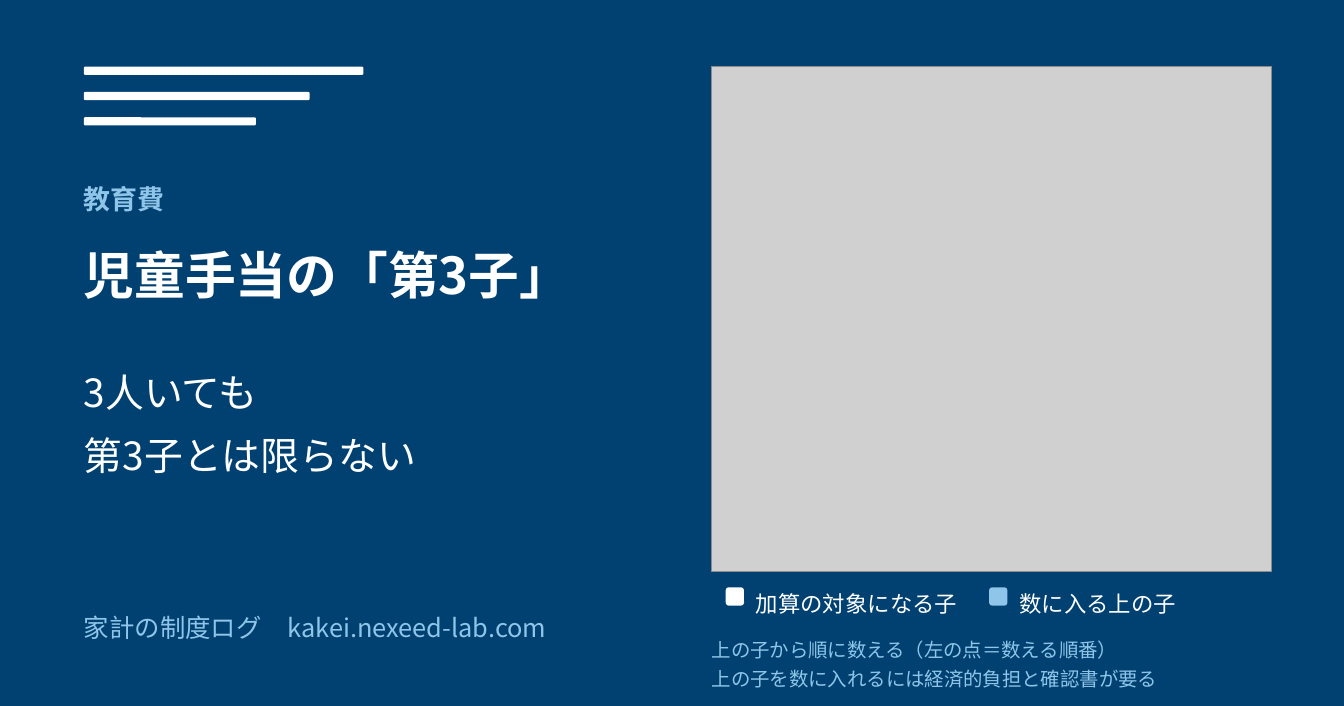
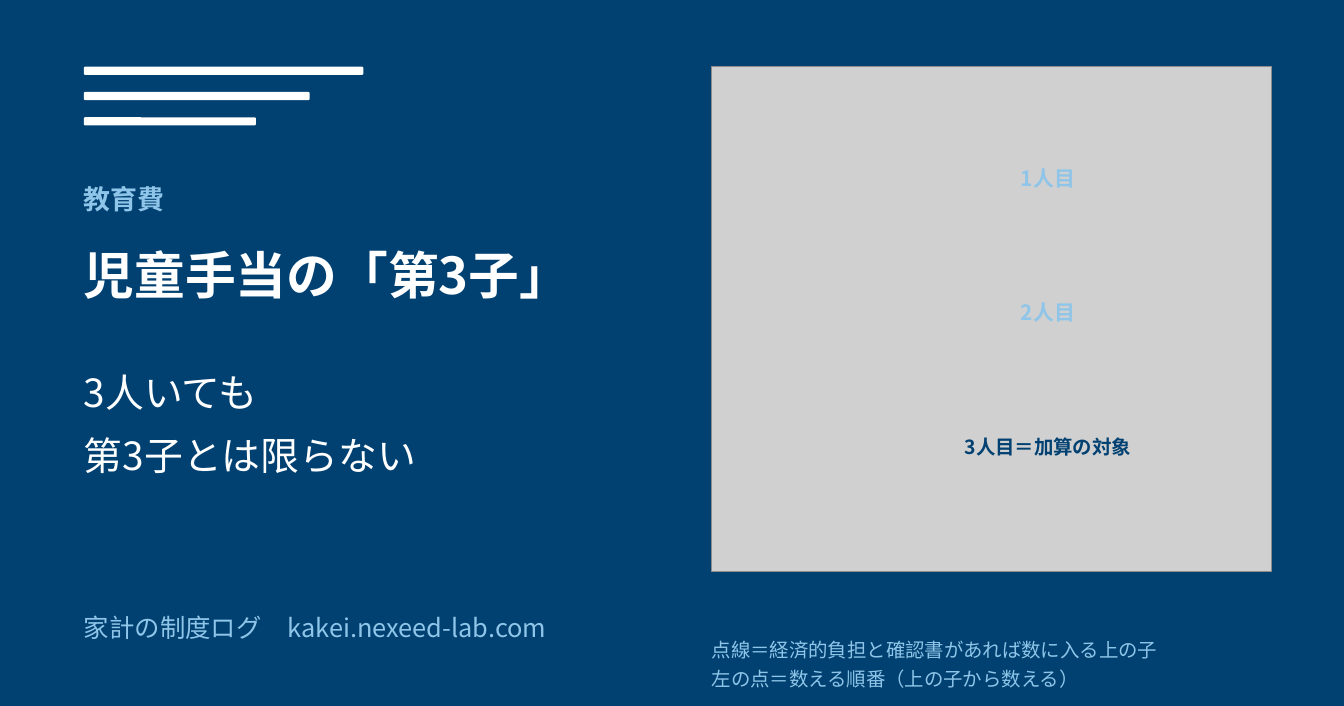
Before and after one commit to oshima0627/kakei, a slide deck: slide 6 of tools/article-images/article-images.pptx. Drawn at 1344x706 pixels with LibreOffice and Linux fonts; fonts in the diff are those of the drawing; grey boxes stand for pictures. Boxes give left, top, right and bottom in pixels: in the first picture for what was removed or moved away, otherwise in the second. Text is boxed around its words. In the diff, an @@ line names an element or a change of style, - is before the commit and + after.

```diff
--- a/tools/article-images/article-images.pptx
+++ b/tools/article-images/article-images.pptx
@@ text at (x1=965, y1=437, x2=1131, y2=456): text changed; size 15 to 13 pt; text colour #FFFFFF to #014172; bold on @@
-加算の対象になる子
+3人目＝加算の対象
@@ rounded rectangle removed at (x1=726, y1=587, x2=744, y2=605) @@
@@ rounded rectangle removed at (x1=989, y1=587, x2=1007, y2=605) @@
@@ text at (x1=712, y1=640, x2=1157, y2=688): text changed; size 15 to 13 pt; text colour #FFFFFF to #8EC5E8 @@
-数に入る上の子
+点線＝経済的負担と確認書があれば数に入る上の子
+左の点＝数える順番（上の子から数える）
@@ text removed at (x1=712, y1=640, x2=1157, y2=688) @@
-上の子から順に数える（左の点＝数える順番）
-上の子を数に入れるには経済的負担と確認書が要る
```
Also in this commit, not shown: 7 other slides changed, 18 other files.
